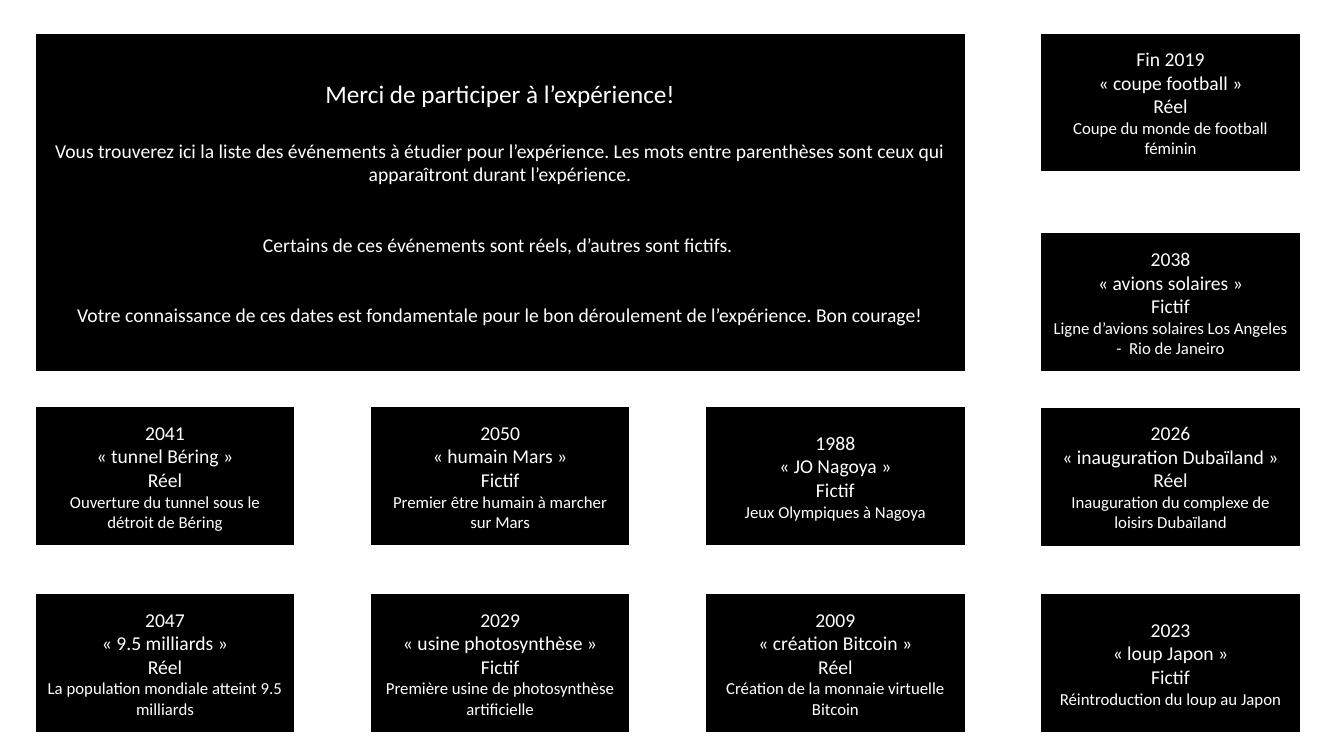
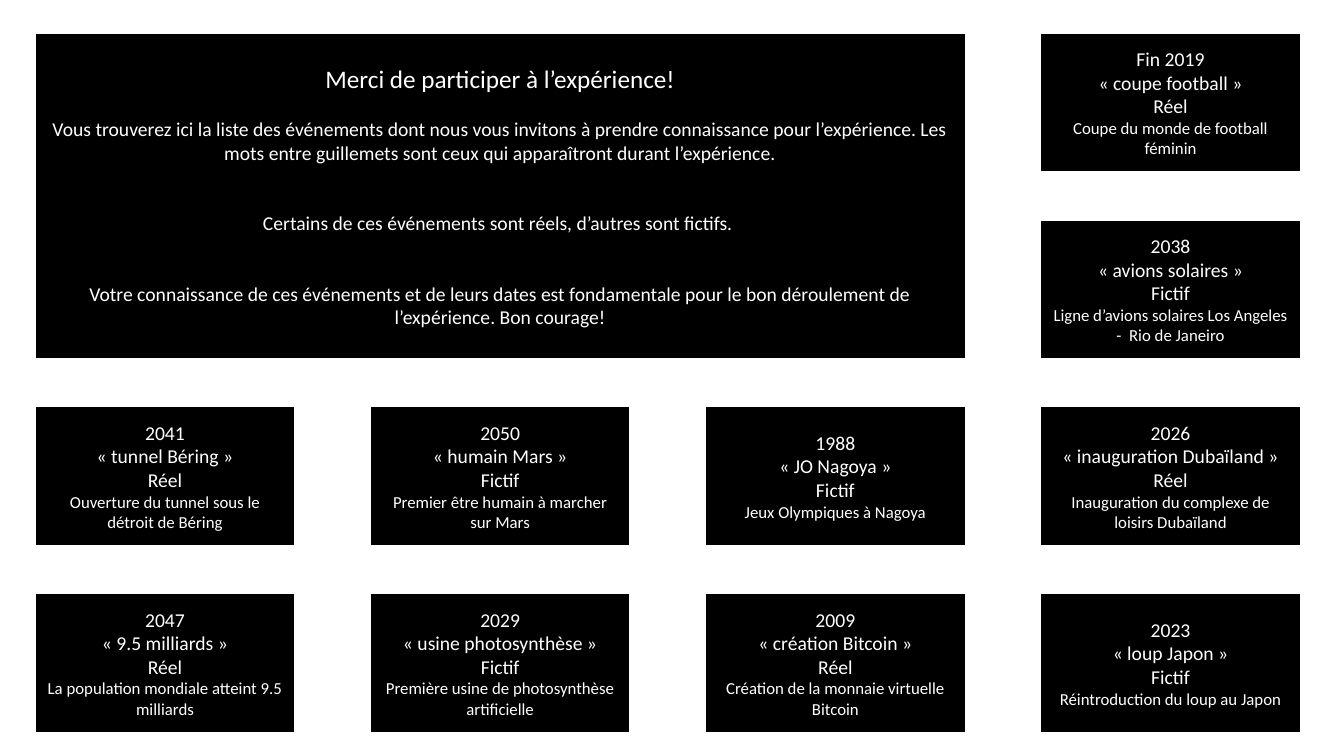
Before and after one commit to Anosaw/PCBS_Self-projection_in_MTT, a slide deck: slide 1 of documents/participant_event_list1.pptx. Drawn at 1344x756 pixels with LibreOffice and Linux fonts; fonts in the diff are those of the drawing. Boxes give left, top, right and bottom in pixels: in the first picture for what was removed or moved away, otherwise in the second. Text is boxed around its words. In the diff, an @@ line names an element or a change of style, - is before the commit and + after.

```diff
--- a/documents/participant_event_list1.pptx
+++ b/documents/participant_event_list1.pptx
@@ rectangle "Merci de participer à l’expérience!": place and size @@
-rectangle "Merci de participer à l’expérience!" at [36,34,964,371]
+rectangle "Merci de participer à l’expérience!" at [36,34,964,358]
@@ text in rectangle at [52,122,946,164]: text changed @@
-Vous trouverez ici la liste des événements à étudier pour l’expérience. Les mots entre parenthèses sont ceux qui apparaîtront durant l’expérience.
+Vous trouverez ici la liste des événements dont nous vous invitons à prendre connaissance pour l’expérience. Les mots entre guillemets sont ceux qui apparaîtront durant l’expérience.
@@ rectangle "2038": place and size @@
-rectangle "2038" at [1043,234,1300,370]
+rectangle "2038" at [1043,222,1300,358]
@@ text in rectangle at [89,287,910,328]: text changed @@
-Votre connaissance de ces dates est fondamentale pour le bon déroulement de l’expérience. Bon courage!
+Votre connaissance de ces événements et de leurs dates est fondamentale pour le bon déroulement de l’expérience. Bon courage!
```
Also in this commit, not shown: 1 other slide changed, 36 other files.
